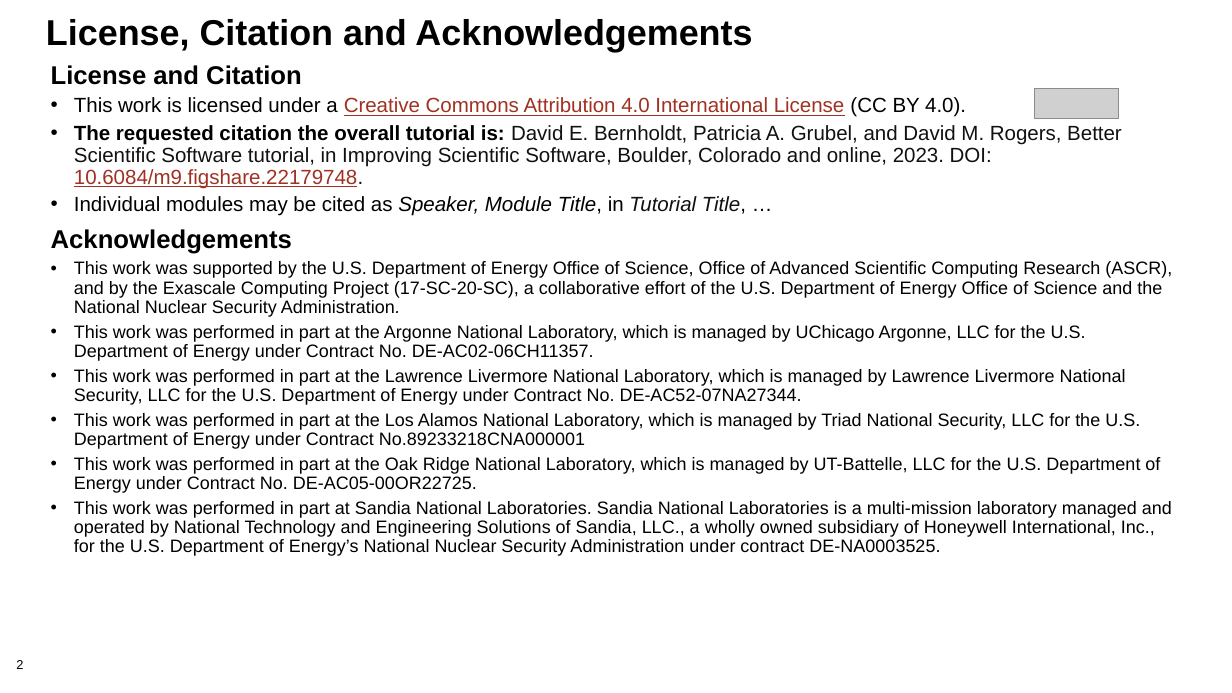
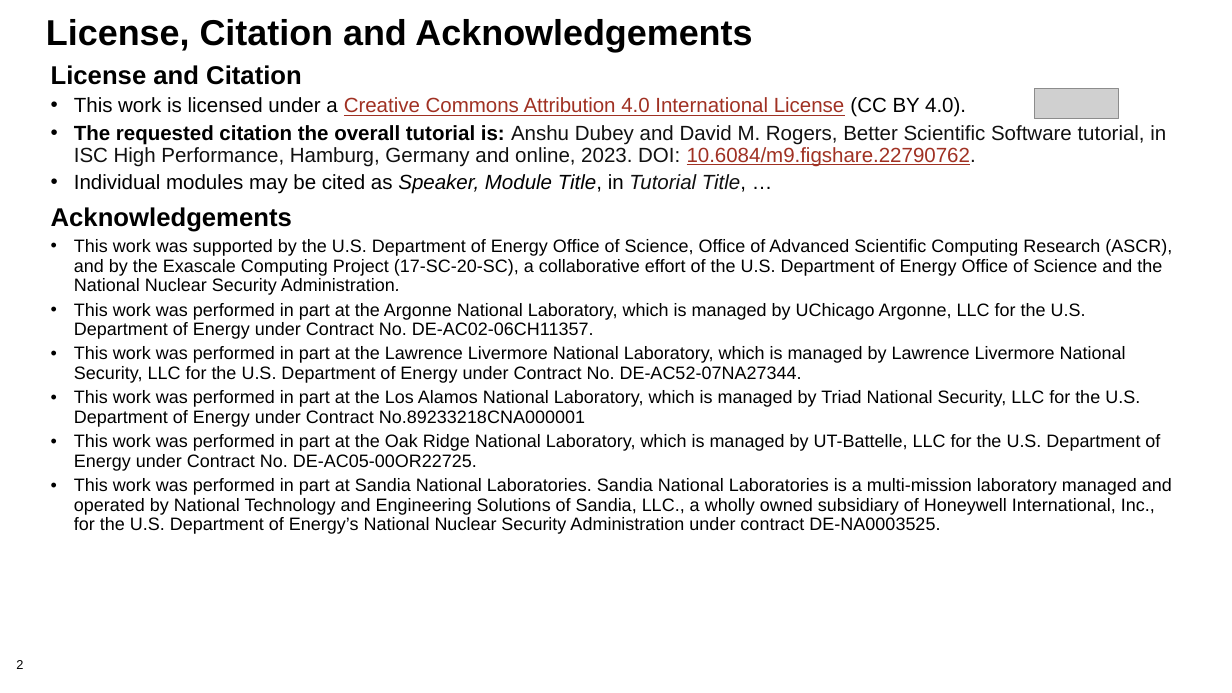
Before and after one commit to bssw-tutorial/presentations, a slide deck: slide 2 of packaging-short.pptx. Drawn at 1232x693 pixels with LibreOffice and Linux fonts; fonts in the diff are those of the drawing; grey boxes stand for pictures; background and template pictures are left out. Boxes give left, top, right and bottom in pixels: in the first picture for what was removed or moved away, otherwise in the second. Text is boxed around its words. In the diff, an @@ line names an element or a change of style, - is before the commit and + after.

```diff
--- a/packaging-short.pptx
+++ b/packaging-short.pptx
@@ text at <box>74,125,1166,167</box>: text changed @@
-• The requested citation the overall tutorial is: David E. Bernholdt, Patricia A. Grubel, and David M. Rogers, Better Scientific Software tutorial, in Improving Scientific Software, Boulder, Colorado and online, 2023. DOI: 10.6084/m9.figshare.22179748.
+• The requested citation the overall tutorial is: Anshu Dubey and David M. Rogers, Better Scientific Software tutorial, in ISC High Performance, Hamburg, Germany and online, 2023. DOI: 10.6084/m9.figshare.22790762.
```
Also in this commit, not shown: 1 other slide changed, 5 other files.
